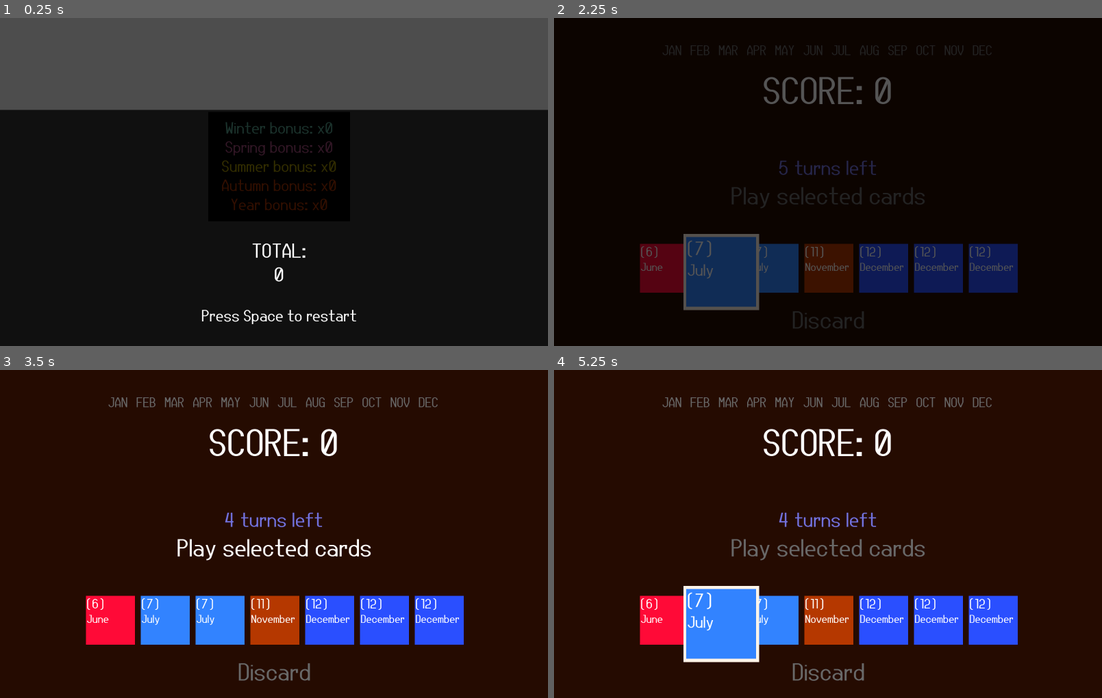
Above: before the commit, frames 1-4 (two rows, left to right).
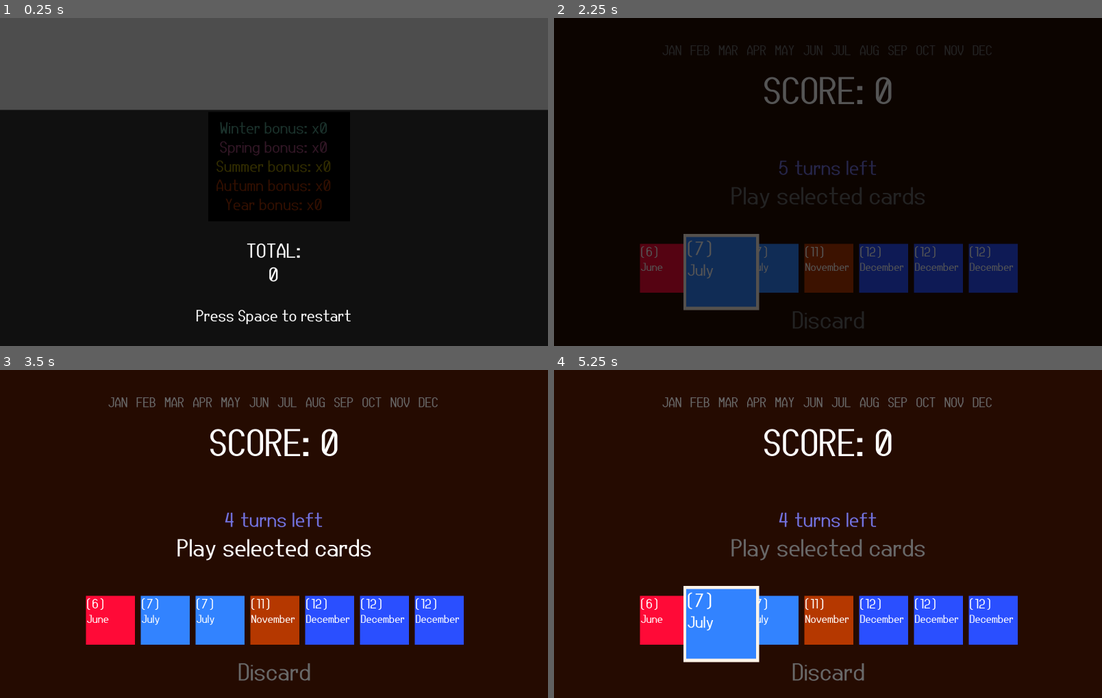
Above: after the commit, the same moments.

Repository: markeryjane/seeker
Game: Godot game, scene res://scenes/game_over_screen.tscn
Two runs of this game, one before a commit and one after it. Both use one fixed random seed, a clock stepped at 60 frames per second and the inputs below. This scene is started directly instead of the project's main scene.
Inputs:
- Up to frame 1 (0.25 s): no input
- Up to frame 2 (2.25 s): tap Space at 0.5, 1.25 s; hold Right (ui_right) 0.53-1.28 s; tap Z (discard) at 0.6, 1.55, 2.1 s; tap Enter (ui_accept) at 0.77, 0.8, 1.07, 1.35, 1.52, 1.82 s; hold Down (ui_down) 1.28-2.03 s; hold Right (ui_right) from 2.03 s (still down)
- Up to frame 3 (3.5 s): tap Enter (ui_accept) at 2.3, 3.02, 3.32 s; release Right (ui_right) at 2.78 s; hold Up (ui_up) from 2.78 s (still down); tap X (play_hand) at 2.85 s; tap Z (discard) at 3.05 s
- Up to frame 4 (5.25 s): tap Enter (ui_accept) at 3.5, 3.77, 3.8, 4.07, 4.25, 4.35, 4.52, 4.82, 5 s; release Up (ui_up) at 3.53 s; hold Left (ui_left) 3.53-5.03 s; tap Z (discard) at 3.6, 4.55, 5.1 s; hold Down (ui_down) from 5.03 s (still down)

The runs differ from the first frame. In frame 1, 2.0% of the frame differs, in the area x 35-65%, y 31-94%; in frame 2, 0.3%; in frame 3, 0.4%; in frame 4, 0.4%.

Commit message:
gameover sfx

Diff:
--- a/scenes/game_over_screen.gd
+++ b/scenes/game_over_screen.gd
@@ -16,6 +16,8 @@
 
 # Called when the node enters the scene tree for the first time.
 func _ready() -> void:
+	$GameOverSfx.play()
+
 	var bonus_multiplier = 0
 
 	if gameover_spring_bonus_active:
--- a/scenes/game_over_screen.tscn
+++ b/scenes/game_over_screen.tscn
@@ -1,6 +1,7 @@
-[gd_scene load_steps=2 format=3 uid="uid://dqr5kkyshfci1"]
+[gd_scene load_steps=3 format=3 uid="uid://dqr5kkyshfci1"]
 
 [ext_resource type="Script" path="res://scenes/game_over_screen.gd" id="1_8qjxw"]
+[ext_resource type="AudioStream" uid="uid://fiho0msdg58v" path="res://sfx/bududuh_sfx.wav" id="2_kee6j"]
 
 [node name="GameOverScreen" type="Node2D"]
 script = ExtResource("1_8qjxw")
@@ -19,9 +20,9 @@
 color = Color(0.00119745, 0.00119745, 0.00119745, 1)
 
 [node name="CenterContainer" type="CenterContainer" parent="."]
-offset_left = -11.0
+offset_left = -1.0
 offset_top = 71.0
-offset_right = 2049.0
+offset_right = 1999.0
 offset_bottom = 1418.0
 
 [node name="VBoxContainer" type="VBoxContainer" parent="CenterContainer"]
@@ -90,3 +91,6 @@
 Press Space to restart
 "
 horizontal_alignment = 1
+
+[node name="GameOverSfx" type="AudioStreamPlayer" parent="."]
+stream = ExtResource("2_kee6j")
--- a/scenes/main_scene.gd
+++ b/scenes/main_scene.gd
@@ -23,6 +23,7 @@
 @onready var deselect_card_sfx: AudioStreamPlayer = %DeselectCardSfx
 @onready var invalid_hand_sfx: AudioStreamPlayer = %InvalidHandSfx
 @onready var play_hand_sfx: AudioStreamPlayer = %PlayHandSfx
+@onready var discard_sfx: AudioStreamPlayer = %DiscardSfx
 
 
 var selection_index = 0
@@ -267,6 +268,8 @@
 	reposition_cards_in_hand()
 	spend_turn()
 
+	discard_sfx.play()
+
 func calculate_score():
 	var _points_to_add = 0
 	for i in scoring_numbers:
--- a/scenes/main_scene.tscn
+++ b/scenes/main_scene.tscn
@@ -7,6 +7,7 @@
 [ext_resource type="AudioStream" uid="uid://hpvjmxx57t2t" path="res://sfx/pon_sfx.wav" id="5_otrbl"]
 [ext_resource type="AudioStream" uid="uid://32aail1it6k3" path="res://sfx/glik_sfx.wav" id="6_qeps2"]
 [ext_resource type="AudioStream" uid="uid://db3iatr6u232" path="res://sfx/pluck_sfx.wav" id="7_gep5o"]
+[ext_resource type="AudioStream" uid="uid://dx8t1qyji507p" path="res://sfx/squeak_sfx.wav" id="8_6y13g"]
 
 [sub_resource type="Animation" id="Animation_8s8fh"]
 length = 0.001
@@ -131,7 +132,7 @@
 
 [node name="ScoreCenterContainer" type="CenterContainer" parent="."]
 offset_top = 160.0
-offset_right = 1995.0
+offset_right = 2000.0
 offset_bottom = 368.0
 
 [node name="HBoxContainer" type="HBoxContainer" parent="ScoreCenterContainer"]
@@ -197,3 +198,7 @@
 [node name="PlayHandSfx" type="AudioStreamPlayer" parent="."]
 unique_name_in_owner = true
 stream = ExtResource("7_gep5o")
+
+[node name="DiscardSfx" type="AudioStreamPlayer" parent="."]
+unique_name_in_owner = true
+stream = ExtResource("8_6y13g")
Not shown: 1 places in scenes/main_scene.tscn that only renumber resources
Not shown, added: sfx/bududuh_sfx.wav.import
Not shown, changed: .DS_Store
Not shown, added: sfx/.DS_Store
Not shown, added: sfx/bududuh_sfx.wav
